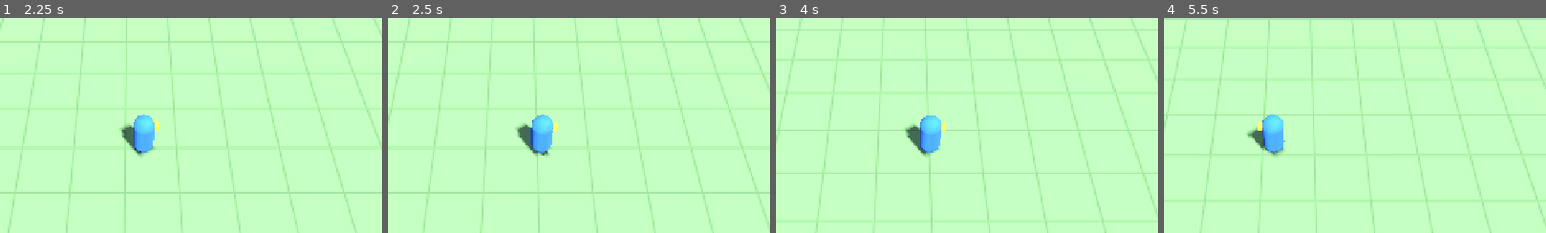
Above: before the commit, frames 1-4 (left to right).
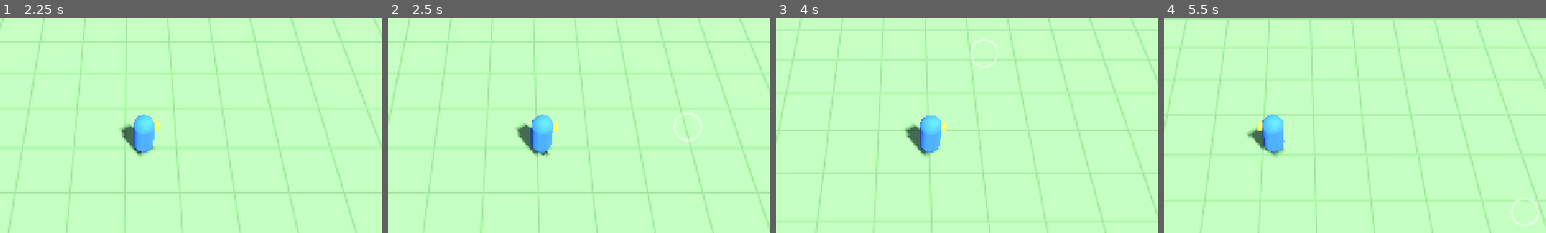
Above: after the commit, the same moments.

Repository: jakobmaier16-pixel/airport-idle
Game: Godot game, scene res://scenes/main/main.tscn
Two runs of this game, one before a commit and one after it. Both use one fixed random seed, a clock stepped at 60 frames per second and the inputs below.
Inputs (mouse positions are % of the whole screen's width and height, from its top left):
- Up to frame 1 (2.25 s): click "Build" at 0.5 s; click "Manager" at 1.25 s; tap Enter at 2 s; move the mouse to (72, 45) at 2.02 s; hold D (move_right) from 2.03 s (still down); click (72, 45) at 2.17 s
- Up to frame 2 (2.5 s): keep holding D (move_right)
- Up to frame 3 (4 s): release D (move_right) at 2.75 s; drag from (30, 55) to (45, 70) at 2.77 s; move the mouse to (60, 28) at 3.52 s; hold D (move_right) from 3.53 s (still down); click (60, 28) at 3.67 s
- Up to frame 4 (5.5 s): release D (move_right) at 4.25 s; drag from (45, 70) to (20, 35) at 4.27 s; move the mouse to (80, 65) at 5.02 s; hold A (move_left) from 5.03 s (still down); click (80, 65) at 5.17 s
The pictures show only the part of the screen within x 33-83%, y 20-70%; the shares and areas given below are measured in that part.

Frame 1 is identical in both runs. In frame 2, 0.2% of the frame differs, in the area x 75-82%, y 44-58%; in frame 3, 0.2%; in frame 4, 0.2%.

Commit message:
Fix taps on iPhone: tap tolerance in screen points, tap rings in test builds
Taps on stations didn't open the panel on the iPhone: a tap could only
wobble 10 UI pixels (~5 pt on an iPhone) before it counted as a drag,
and real fingers wobble more. The tolerance is now 12 screen points
(clamped to 10-30 UI pixels), taps may last 0.5 s like on iOS.
Test builds draw a fading ring where a tap is recognized, to diagnose
touch problems on the device. Tests tap with a wobbling finger.

Co-Authored-By: Claude Opus 5.5 <noreply@anthropic.com>

Diff:
--- a/scenes/ui/hud.tscn
+++ b/scenes/ui/hud.tscn
@@ -3,6 +3,7 @@
 [ext_resource type="Script" path="res://scenes/ui/hud.gd" id="1_hud"]
 [ext_resource type="Script" path="res://scenes/ui/safe_area_container.gd" id="2_safe_area"]
 [ext_resource type="PackedScene" path="res://scenes/ui/touch_joystick.tscn" id="3_joystick"]
+[ext_resource type="Script" path="res://scenes/ui/tap_feedback.gd" id="4_tap_feedback"]
 
 [sub_resource type="Theme" id="Theme_hud"]
 default_font_size = 28
@@ -213,3 +214,13 @@
 layout_mode = 2
 focus_mode = 0
 text = "Done"
+
+[node name="TapFeedback" type="Control" parent="."]
+layout_mode = 3
+anchors_preset = 15
+anchor_right = 1.0
+anchor_bottom = 1.0
+grow_horizontal = 2
+grow_vertical = 2
+mouse_filter = 2
+script = ExtResource("4_tap_feedback")
--- /dev/null
+++ b/scenes/ui/tap_feedback.gd
@@ -0,0 +1,45 @@
+class_name TapFeedback
+extends Control
+## Test builds only: draws a small fading ring wherever a tap is recognized, so touch problems on
+## the device are easy to diagnose ("no ring" = the tap wasn't recognized as a tap).
+
+const RING_RADIUS: float = 28.0
+const RING_LIFETIME: float = 0.5
+const RING_COLOR: Color = Color(1.0, 1.0, 1.0, 0.9)
+
+# Positions (UI pixels) and ages (seconds) of the rings currently shown.
+var _positions: PackedVector2Array = PackedVector2Array()
+var _ages: PackedFloat32Array = PackedFloat32Array()
+
+
+func _ready() -> void:
+	mouse_filter = MOUSE_FILTER_IGNORE
+	if not OS.is_debug_build():
+		queue_free()
+		return
+	TouchGestures.tapped.connect(_on_tapped)
+
+
+func _process(delta: float) -> void:
+	if _ages.is_empty():
+		return
+	for i in range(_ages.size() - 1, -1, -1):
+		_ages[i] += delta
+		if _ages[i] >= RING_LIFETIME:
+			_ages.remove_at(i)
+			_positions.remove_at(i)
+	queue_redraw()
+
+
+func _draw() -> void:
+	for i in _ages.size():
+		var progress := _ages[i] / RING_LIFETIME
+		var color := RING_COLOR
+		color.a *= 1.0 - progress
+		draw_arc(_positions[i], RING_RADIUS * (0.6 + 0.4 * progress), 0.0, TAU, 32, color, 4.0, true)
+
+
+func _on_tapped(screen_position: Vector2) -> void:
+	_positions.append(get_global_transform().affine_inverse() * screen_position)
+	_ages.append(0.0)
+	queue_redraw()
--- a/scripts/autoload/touch_gestures.gd
+++ b/scripts/autoload/touch_gestures.gd
@@ -29,10 +29,16 @@
 	WAITING, ## A pinch ended; ignore everything until all fingers are lifted.
 }
 
-## How far (in UI pixels) a finger must move before it counts as a drag instead of a tap.
-const DRAG_THRESHOLD: float = 10.0
-## Longest press that still counts as a tap, in seconds.
-const TAP_MAX_DURATION: float = 0.4
+## How far a finger may wobble during a tap, in screen points (Apple's controls allow ~10-15 pt).
+## Moving further turns the touch into a drag. Measured in points, not UI pixels, so it is the
+## same physical size on every device (on an iPhone, 10 UI pixels are only ~5 pt: too strict).
+const TAP_SLOP_POINTS: float = 12.0
+## Limits for the slop in UI pixels. Platforms report window sizes in pixels or in points, so the
+## conversion can be off by the screen scale; the limits keep it sensible either way.
+const MIN_TAP_SLOP: float = 10.0
+const MAX_TAP_SLOP: float = 30.0
+## Longest press that still counts as a tap, in seconds (iOS uses 0.5 s for long presses).
+const TAP_MAX_DURATION: float = 0.5
 const WHEEL_ZOOM_STEP: float = 1.1
 const TRACKPAD_SCROLL_ZOOM_SPEED: float = 0.05
 
@@ -40,6 +46,9 @@
 ## If false, an active drag is never interrupted (manager view: the joystick keeps working
 ## while the other thumb taps the right half of the screen).
 var pinch_cancels_drag: bool = false
+
+## Current tap slop in UI pixels (see TAP_SLOP_POINTS); updated when the window size changes.
+var tap_slop: float = MIN_TAP_SLOP
 
 var _state: State = State.IDLE
 var _primary_index: int = -1
@@ -51,6 +60,22 @@
 var _start_positions: Dictionary[int, Vector2] = {}
 var _start_times: Dictionary[int, float] = {}
 var _moved: Dictionary[int, bool] = {}
+
+
+func _ready() -> void:
+	get_viewport().size_changed.connect(_update_tap_slop)
+	_update_tap_slop()
+
+
+# Converts the slop from screen points to UI pixels for this device.
+func _update_tap_slop() -> void:
+	var window_pixels_per_ui_pixel := get_viewport().get_screen_transform().get_scale().x
+	# No real window (headless tests): use the minimum, so tests behave the same everywhere.
+	if DisplayServer.window_get_size() == Vector2i.ZERO or window_pixels_per_ui_pixel <= 0.0:
+		tap_slop = MIN_TAP_SLOP
+		return
+	var window_pixels := TAP_SLOP_POINTS * DisplayServer.screen_get_scale()
+	tap_slop = clampf(window_pixels / window_pixels_per_ui_pixel, MIN_TAP_SLOP, MAX_TAP_SLOP)
 
 
 func _unhandled_input(event: InputEvent) -> void:
@@ -110,7 +135,7 @@
 		return
 	var relative := position - _positions[index]
 	_positions[index] = position
-	if position.distance_to(_start_positions[index]) > DRAG_THRESHOLD:
+	if position.distance_to(_start_positions[index]) > tap_slop:
 		_moved[index] = true
 
 	match _state:
--- a/tests/cases/test_02_manager_view.gd
+++ b/tests/cases/test_02_manager_view.gd
@@ -87,3 +87,29 @@
 		await physics_frames(30)
 	Input.action_release(&"move_right")
 	check(manager().global_position.x <= Airport.grid.get_world_rect().end.x + 0.01, "manager stops at the map edge")
+
+
+func test_wobbly_finger_still_taps() -> void:
+	await start_game()
+	var taps := [0]
+	var on_tap := func(_p: Vector2) -> void: taps[0] += 1
+	TouchGestures.tapped.connect(on_tap)
+	var slop := TouchGestures.tap_slop
+	check(slop >= TouchGestures.MIN_TAP_SLOP, "tap slop is at least %.0f UI pixels: %.1f" % [TouchGestures.MIN_TAP_SLOP, slop])
+	# A real finger wobbles a little during a tap.
+	touch(0, true, Vector2(900, 400))
+	move(0, Vector2(900 + slop * 0.8, 400 + 2))
+	touch(0, false, Vector2(900 + slop * 0.8, 400 + 2))
+	check_eq(taps[0], 1, "a tap that wobbles less than the slop counts")
+	touch(0, true, Vector2(900, 400))
+	move(0, Vector2(900 + slop * 2.0, 400))
+	touch(0, false, Vector2(900 + slop * 2.0, 400))
+	check_eq(taps[0], 1, "moving further is a drag, not a tap")
+	TouchGestures.tapped.disconnect(on_tap)
+
+
+func test_tap_slop_is_measured_in_screen_points() -> void:
+	# On an iPhone (3x screen, 2556 px window for 1560 UI pixels) 12 pt must be about 22 UI pixels.
+	var window_pixels_per_ui_pixel := 2556.0 / 1560.0
+	var expected := TouchGestures.TAP_SLOP_POINTS * 3.0 / window_pixels_per_ui_pixel
+	check(expected > 20.0 and expected < 24.0, "iPhone slop in UI pixels: %.1f" % expected)
--- a/tests/cases/test_13_upgrades.gd
+++ b/tests/cases/test_13_upgrades.gd
@@ -85,7 +85,11 @@
 	manager_camera().snap_to_target()
 	await physics_frames(2)
 	var center := Airport.grid.block_center(security.origin_cell, Vector2i(5, 3)) + Vector3(0.0, 1.5, 0.0)
-	tap(manager_camera().unproject_position(center))
+	# Like a real finger: the tap wobbles a little before it is lifted.
+	var at := manager_camera().unproject_position(center)
+	touch(0, true, at)
+	move(0, at + Vector2(TouchGestures.tap_slop * 0.7, 3.0))
+	touch(0, false, at + Vector2(TouchGestures.tap_slop * 0.7, 3.0))
 	await frames(1)
 	check(ui("StationPanel").visible, "tapping security opens its panel")
 	check(hud().shown_station == security, "panel shows security")
Not shown, added: scenes/ui/tap_feedback.gd.uid
